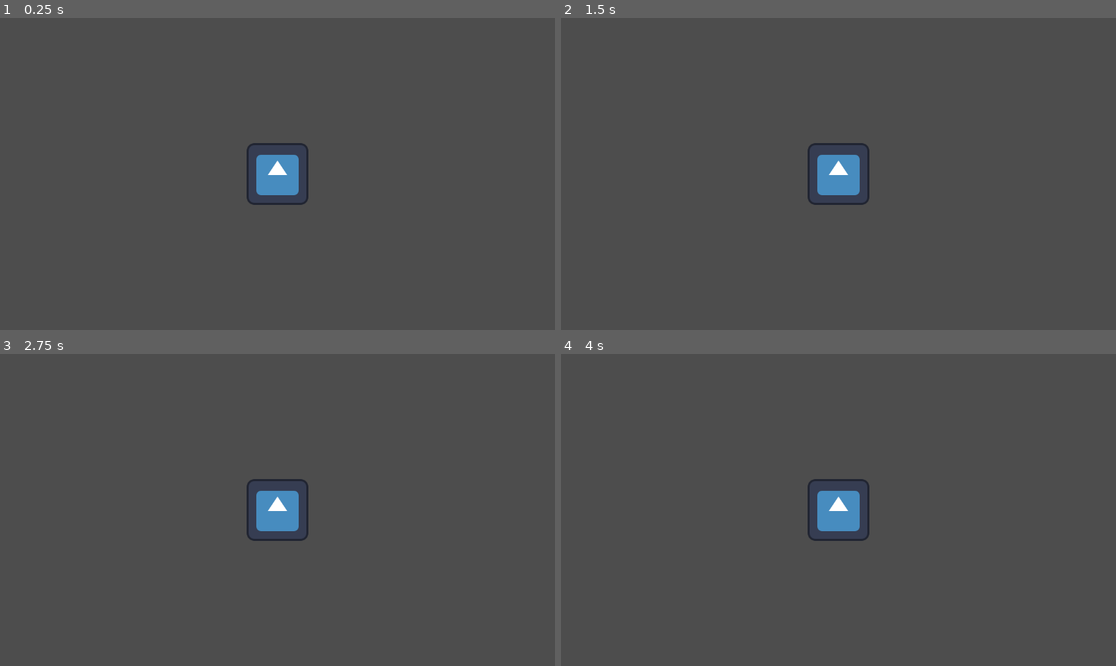
Above: before the commit, frames 1-4 (two rows, left to right).
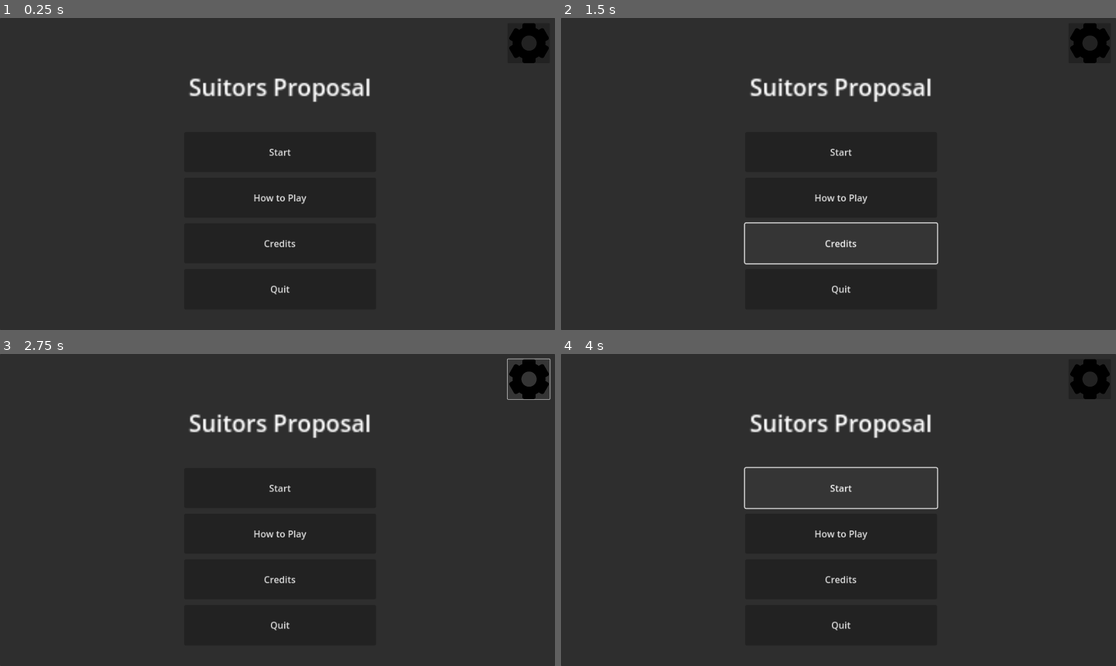
Above: after the commit, the same moments.

Repository: BrownRISDGameDevelopers/suitors-proposal
Game: Godot game, scene res://scenes/MainMenu.tscn
The game is run twice, just before and just after one commit, with the same random seed, the same clock (stepped at 60 frames per second) and the same inputs. Before the commit the project starts from res://scenes/Main.tscn. The engine's default icon, where the game draws it, is replaced by a stand-in: a white triangle on a blue panel in a dark square.
Inputs (mouse positions are in pixels of both pictures, inside the frame that each line leads up to):
- Up to frame 1 (0.25 s): no input
- Up to frame 2 (1.5 s): click (838, 198) at 0.5 s, where only the run after the commit has a clickable "How to Play"; click (838, 242) at 1.25 s, where only the run after the commit has a clickable "Credits"
- Up to frame 3 (2.75 s): click (527, 378) at 2.02 s
- Up to frame 4 (4 s): click (838, 488) at 2.75 s, where only the run after the commit has a clickable "Start"; click (838, 488) at 3.5 s, where only the run after the commit has a clickable "Start"

The runs differ from the first frame. In frame 1, 99% of the frame differs, in the area x 0-100%, y 0-100%; in frame 2, 95%; in frame 3, 99%; in frame 4, 96%.

Commit message:
main menu

Diff:
--- a/project.godot
+++ b/project.godot
@@ -11,10 +11,12 @@
 [application]
 
 config/name="Suitor's Proposal"
-run/main_scene="res://scenes/Main.tscn"
+run/main_scene="uid://bklqu500qoshd"
 config/features=PackedStringArray("4.4", "Forward Plus")
 config/icon="res://assets/icon.svg"
 
 [display]
 
+window/size/viewport_width=1920
+window/size/viewport_height=1080
 window/size/mode=4
--- a/scenes/MainMenu.tscn
+++ b/scenes/MainMenu.tscn
@@ -1,6 +1,8 @@
-[gd_scene load_steps=2 format=3 uid="uid://bklqu500qoshd"]
+[gd_scene load_steps=4 format=3 uid="uid://bklqu500qoshd"]
 
-[ext_resource type="Texture2D" uid="uid://ew88eisutl66" path="res://assets/icon.svg" id="1_yqorp"]
+[ext_resource type="Script" uid="uid://daf751n63cwx3" path="res://scripts/main_menu.gd" id="1_0ykhv"]
+[ext_resource type="Texture2D" uid="uid://bdna0r2esnehs" path="res://assets/placeholder_background.png" id="2_2wh52"]
+[ext_resource type="Texture2D" uid="uid://c638kdkfrsghx" path="res://assets/placeholder_settingsIcon.png" id="3_ow34m"]
 
 [node name="MainMenu" type="Control"]
 layout_mode = 3
@@ -11,22 +13,89 @@
 grow_vertical = 2
 size_flags_horizontal = 4
 size_flags_vertical = 4
+script = ExtResource("1_0ykhv")
 
-[node name="TextureRect" type="TextureRect" parent="."]
+[node name="Panel" type="Panel" parent="."]
 layout_mode = 1
 anchors_preset = 15
 anchor_right = 1.0
 anchor_bottom = 1.0
 grow_horizontal = 2
 grow_vertical = 2
-texture = ExtResource("1_yqorp")
 
-[node name="RichTextLabel" type="RichTextLabel" parent="."]
-layout_mode = 0
-offset_left = 101.0
-offset_top = 67.0
-offset_right = 262.0
-offset_bottom = 161.0
-bbcode_enabled = true
-text = "Main Menu"
-fit_content = true
+[node name="PlaceholderBackground" type="Sprite2D" parent="Panel"]
+visible = false
+scale = Vector2(1.08747, 0.78955)
+texture = ExtResource("2_2wh52")
+
+[node name="VBoxContainer" type="VBoxContainer" parent="Panel"]
+layout_mode = 1
+anchors_preset = 8
+anchor_left = 0.5
+anchor_top = 0.5
+anchor_right = 0.5
+anchor_bottom = 0.5
+offset_left = -323.0
+offset_top = -145.0
+offset_right = 9.0
+offset_bottom = 162.0
+grow_horizontal = 2
+grow_vertical = 2
+scale = Vector2(2, 2)
+theme_override_constants/separation = 10
+
+[node name="StartButton" type="Button" parent="Panel/VBoxContainer"]
+layout_mode = 2
+size_flags_vertical = 3
+text = "Start"
+
+[node name="HowToPlayButton" type="Button" parent="Panel/VBoxContainer"]
+layout_mode = 2
+size_flags_vertical = 3
+text = "How to Play"
+
+[node name="CreditsButton" type="Button" parent="Panel/VBoxContainer"]
+layout_mode = 2
+size_flags_vertical = 3
+text = "Credits"
+
+[node name="QuitButton" type="Button" parent="Panel/VBoxContainer"]
+layout_mode = 2
+size_flags_vertical = 3
+text = "Quit"
+
+[node name="Button" type="Button" parent="."]
+layout_mode = 1
+anchors_preset = 1
+anchor_left = 1.0
+anchor_right = 1.0
+offset_left = -164.0
+offset_top = 18.0
+offset_right = -18.0
+offset_bottom = 156.0
+grow_horizontal = 0
+size_flags_horizontal = 8
+
+[node name="PlaceholderSettingsIcon" type="Sprite2D" parent="Button"]
+position = Vector2(74.1211, 69)
+scale = Vector2(0.269531, 0.269531)
+texture = ExtResource("3_ow34m")
+
+[node name="Title" type="Label" parent="."]
+layout_mode = 1
+anchors_preset = 8
+anchor_left = 0.5
+anchor_top = 0.5
+anchor_right = 0.5
+anchor_bottom = 0.5
+offset_left = -307.0
+offset_top = -360.0
+offset_right = -180.0
+offset_bottom = -337.0
+grow_horizontal = 2
+grow_vertical = 2
+scale = Vector2(5, 5)
+text = "Suitors Proposal"
+
+[connection signal="pressed" from="Panel/VBoxContainer/StartButton" to="." method="_on_start_button_pressed"]
+[connection signal="pressed" from="Panel/VBoxContainer/QuitButton" to="." method="_on_quit_button_pressed"]
--- /dev/null
+++ b/scripts/main_menu.gd
@@ -0,0 +1,18 @@
+extends Control
+
+const MAIN := preload("res://scenes/Main.tscn")
+
+func _ready():
+	pass
+
+
+func _on_start_button_pressed():
+
+	# var main = MAIN.new()
+	# add_child(main)
+	pass
+
+
+
+func _on_quit_button_pressed() -> void:
+	get_tree().quit() # Replace with function body.
Binary file added: assets/placeholder_background.png
Not shown, added: assets/placeholder_background.png.import
Binary file added: assets/placeholder_settingsIcon.png
Not shown, added: assets/placeholder_settingsIcon.png.import
Not shown, added: scripts/main_menu.gd.uid
Not shown, added: .DS_Store
